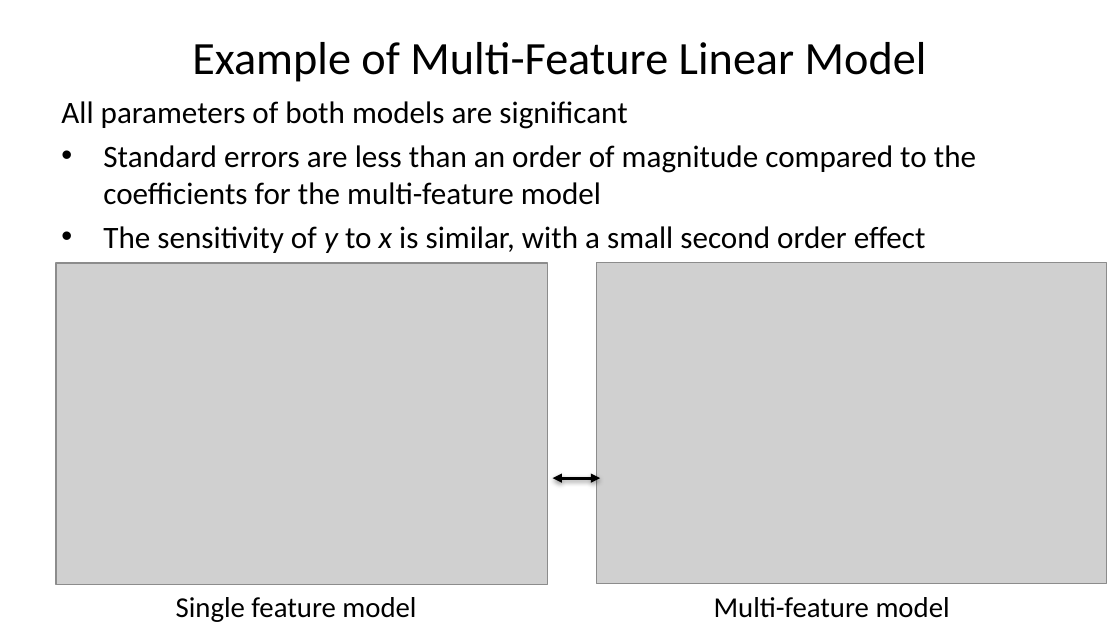
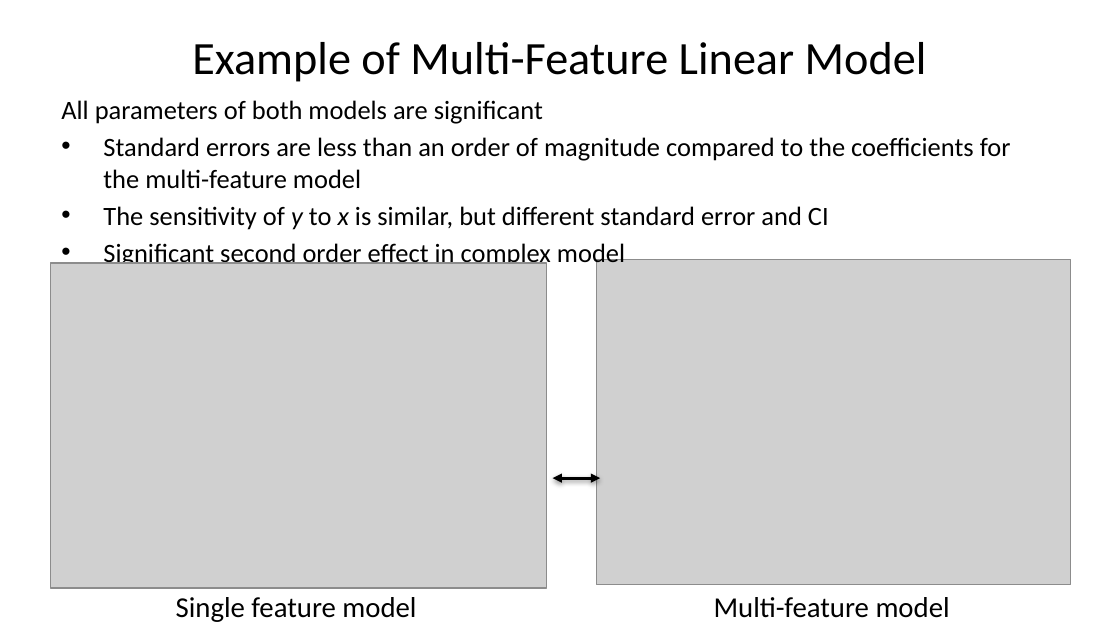
Before and after one commit to StephenElston/CSCI-E-83, a slide deck: slide 52 of LectureSlides/08_IntroductionToLinearModels.pptx. Drawn at 1120x630 pixels with LibreOffice and Linux fonts; fonts in the diff are those of the drawing; grey boxes stand for pictures. Boxes give left, top, right and bottom in pixels: in the first picture for what was removed or moved away, otherwise in the second. Text is boxed around its words. In the diff, an @@ line names an element or a change of style, - is before the commit and + after.

Commit message:
Improved examples in slide deck

```diff
--- a/LectureSlides/08_IntroductionToLinearModels.pptx
+++ b/LectureSlides/08_IntroductionToLinearModels.pptx
@@ text at bbox=[61, 100, 1011, 189]: size 20 to 17 pt in "All parameters of both models are significant", "Standard errors are less than an order ..." @@
@@ text at bbox=[103, 206, 829, 268]: text changed; size 20 to 17 pt @@
-• The sensitivity of y to x is similar, with a small second order effect
+• The sensitivity of y to x is similar, but different standard error and CI
+• Significant second order effect in complex model
@@ picture: place and size @@
-picture at bbox=[56, 263, 548, 585]
+picture at bbox=[50, 263, 547, 588]
@@ picture: place and size @@
-picture at bbox=[596, 263, 1107, 584]
+picture at bbox=[596, 260, 1071, 585]
```
Also in this commit, not shown: 13 other slides changed, 1 slide added, 1 slide removed.
